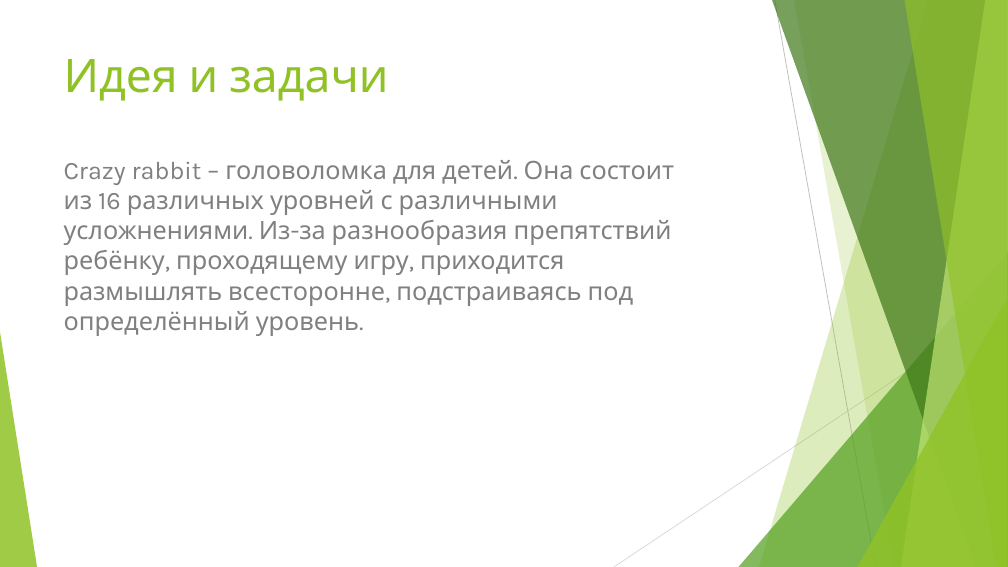
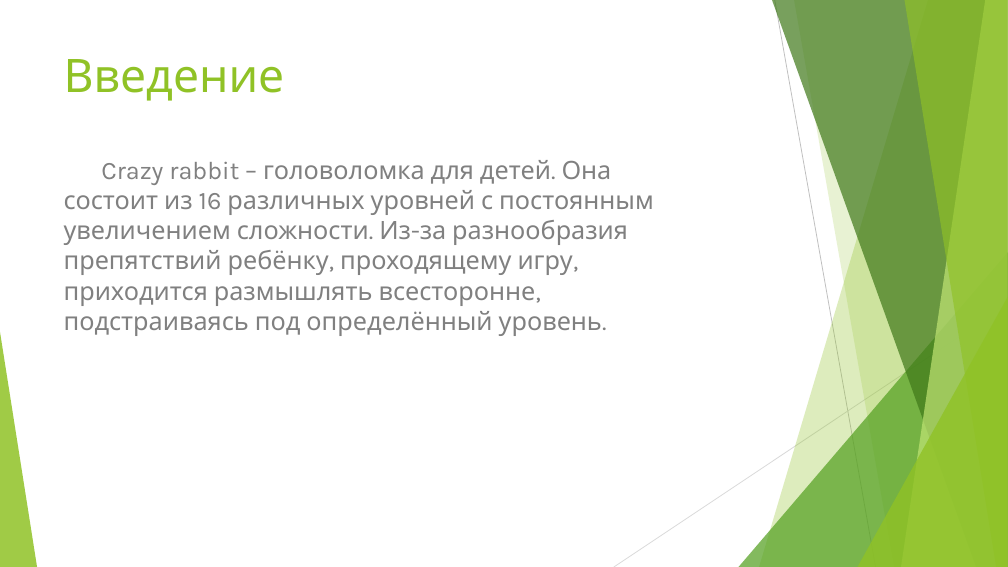
Before and after one commit to LebedenkoAlena/PyGame, a slide deck: slide 2 of CRAZY RABBIT.pptx. Drawn at 1008x567 pixels with LibreOffice and Linux fonts; fonts in the diff are those of the drawing. Boxes give left, top, right and bottom in pixels: in the first picture for what was removed or moved away, otherwise in the second. Text is boxed around its words. In the diff, an @@ line names an element or a change of style, - is before the commit and + after.

```diff
--- a/CRAZY RABBIT.pptx
+++ b/CRAZY RABBIT.pptx
@@ title at (64, 59, 285, 101): text changed @@
-Идея и задачи
+Введение
@@ text at (64, 160, 654, 336): text changed @@
-Crazy rabbit – головоломка для детей. Она состоит из 16 различных уровней с различными усложнениями. Из-за разнообразия препятствий ребёнку, проходящему игру, приходится размышлять всесторонне, подстраиваясь под определённый уровень.
+Crazy rabbit – головоломка для детей. Она состоит из 16 различных уровней с постоянным увеличением сложности. Из-за разнообразия препятствий ребёнку, проходящему игру, приходится размышлять всесторонне, подстраиваясь под определённый уровень.
```
Also in this commit, not shown: 4 other slides changed.
